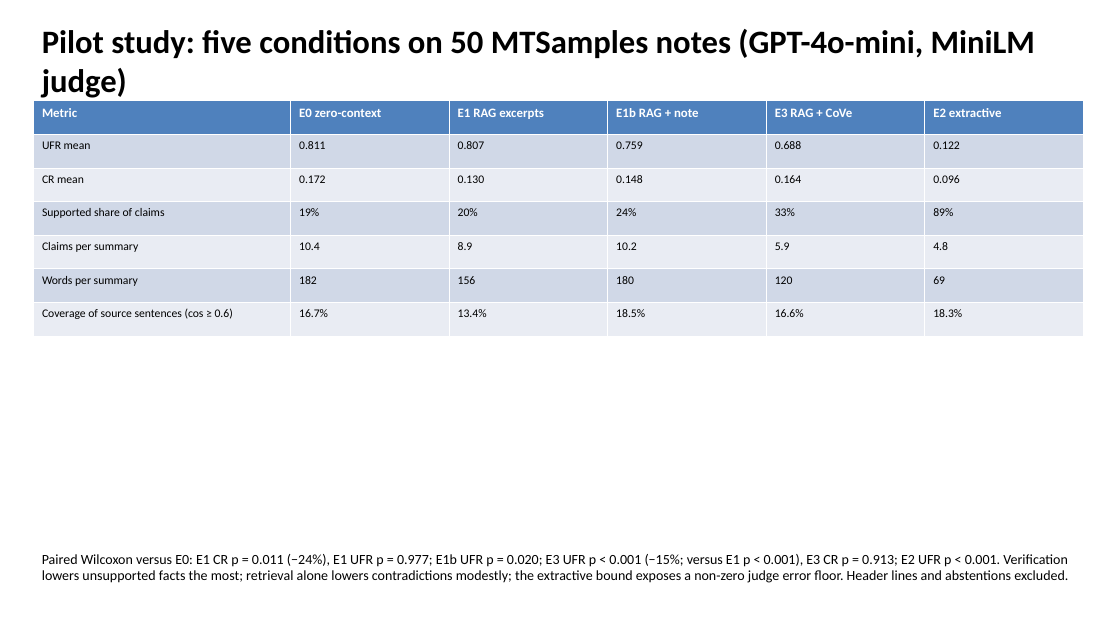
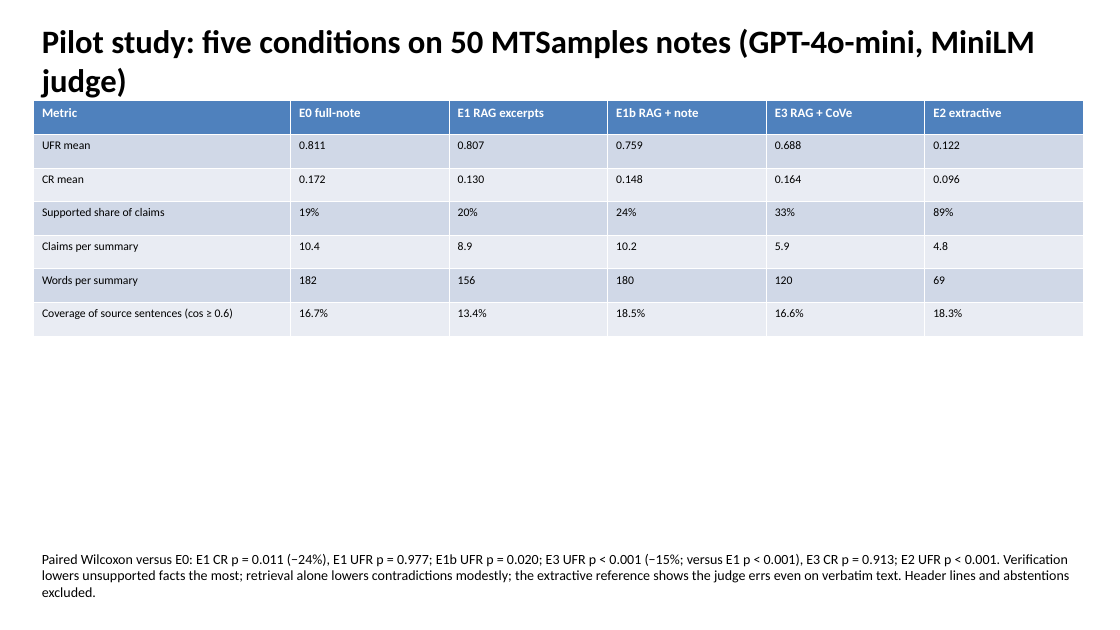
Before and after one commit to slay-a/medical-hallucination-eval, a slide deck: slide 6 of deliverables/Progress_Slides_Fall2026.pptx. Drawn at 1120x630 pixels with LibreOffice and Linux fonts; fonts in the diff are those of the drawing. Boxes give left, top, right and bottom in pixels: in the first picture for what was removed or moved away, otherwise in the second. Text is boxed around its words. In the diff, an @@ line names an element or a change of style, - is before the commit and + after.

```diff
--- a/deliverables/Progress_Slides_Fall2026.pptx
+++ b/deliverables/Progress_Slides_Fall2026.pptx
@@ table at [34,101,1085,336] @@
-row 1, column 2: E0 zero-context
+row 1, column 2: E0 full-note
@@ text at [42,554,1069,597]: text changed @@
-Paired Wilcoxon versus E0: E1 CR p = 0.011 (−24%), E1 UFR p = 0.977; E1b UFR p = 0.020; E3 UFR p < 0.001 (−15%; versus E1 p < 0.001), E3 CR p = 0.913; E2 UFR p < 0.001. Verification lowers unsupported facts the most; retrieval alone lowers contradictions modestly; the extractive bound exposes a non-zero judge error floor. Header lines and abstentions excluded.
+Paired Wilcoxon versus E0: E1 CR p = 0.011 (−24%), E1 UFR p = 0.977; E1b UFR p = 0.020; E3 UFR p < 0.001 (−15%; versus E1 p < 0.001), E3 CR p = 0.913; E2 UFR p < 0.001. Verification lowers unsupported facts the most; retrieval alone lowers contradictions modestly; the extractive reference shows the judge errs even on verbatim text. Header lines and abstentions excluded.
```
Also in this commit, not shown: 10 other slides changed, 4 other files.
